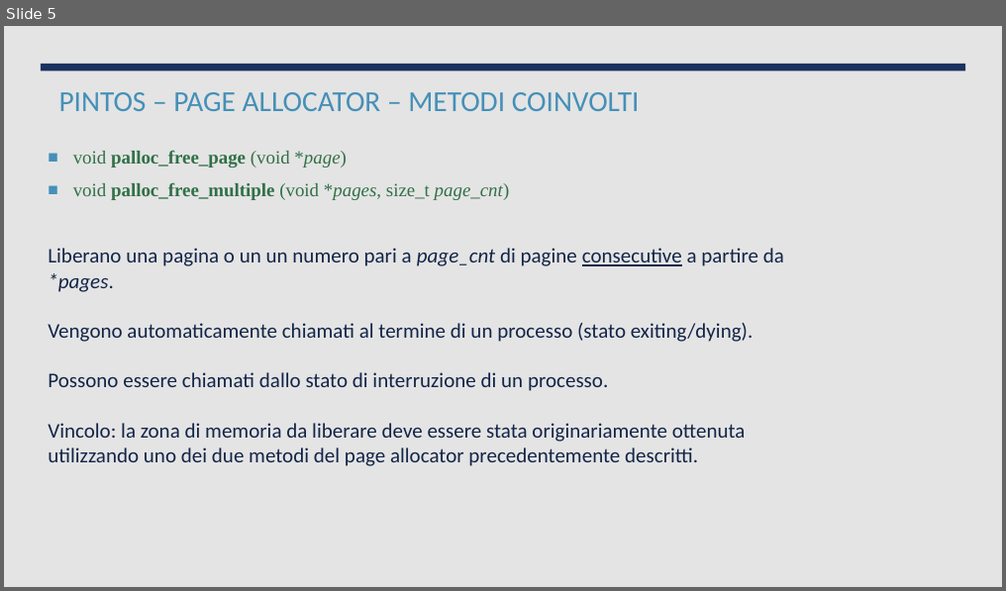
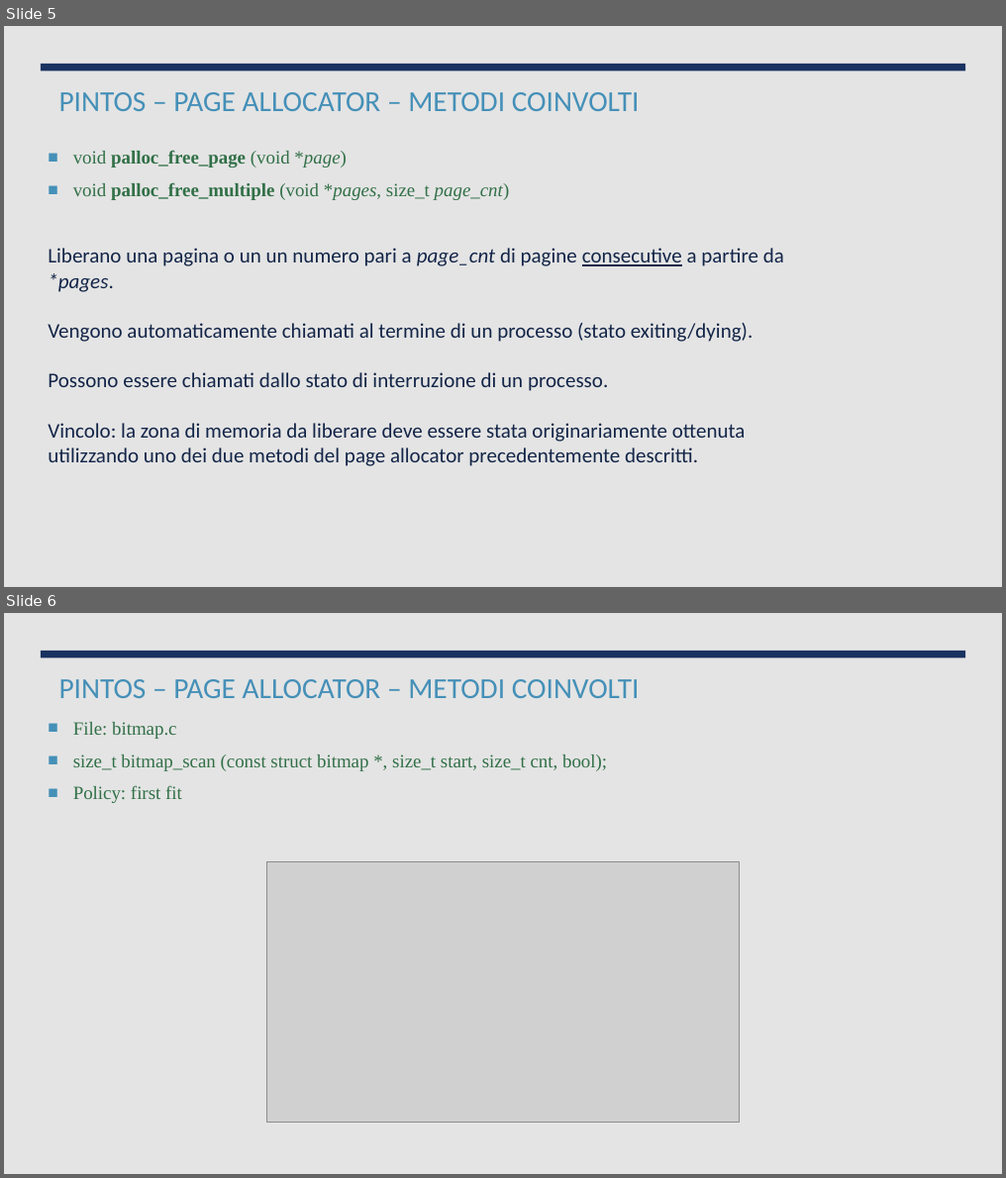
Before and after one commit to ProgrammazioneDiSistema2023-IA-ZZ/Group07, a slide deck: PintOS - Gestione Memoria.pptx. Shown one above the other, each under a label of ours: slide 5 before the commit, slides 5 and 6 after it. The pictures are 1006x591 and 1006x1178 pixels, drawn with LibreOffice and Linux fonts; fonts in the diff are those of the drawing; grey boxes stand for pictures. Boxes give left, top, right and bottom in pixels: in the first picture for what was removed or moved away, otherwise in the second. Text is boxed around its words. In the diff, an @@ line names an element or a change of style, - is before the commit and + after.

```diff
--- a/PintOS - Gestione Memoria.pptx
+++ b/PintOS - Gestione Memoria.pptx
@@ slide 6 added at (4, 613, 1002, 1174), background #EBEBEB @@
@@ rectangle added at (4, 613, 1002, 1174), fill #E4E4E4 @@
@@ rectangle added at (41, 651, 966, 658), fill #1A3260 @@
@@ title added at (59, 679, 640, 698), 28 pt, text #4590B8 @@
+PINTOS – PAGE ALLOCATOR – METODI COINVOLTI
@@ text added at (73, 722, 607, 803), 18 pt, text #327047 @@
+■ File: bitmap.c
+■ size_t bitmap_scan (const struct bitmap *, size_t start, size_t cnt, bool);
+■ Policy: first fit
@@ picture added at (267, 862, 740, 1122) @@
```
Also in this commit, not shown: 6 other slides added.
